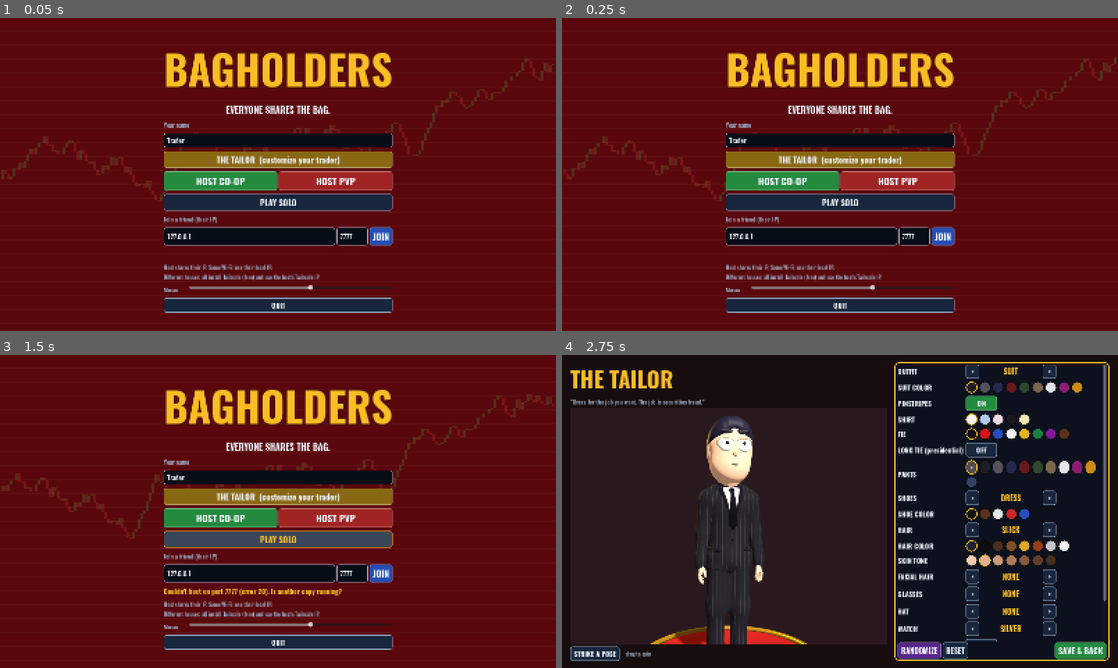
Above: before the commit, frames 1-4 (two rows, left to right).
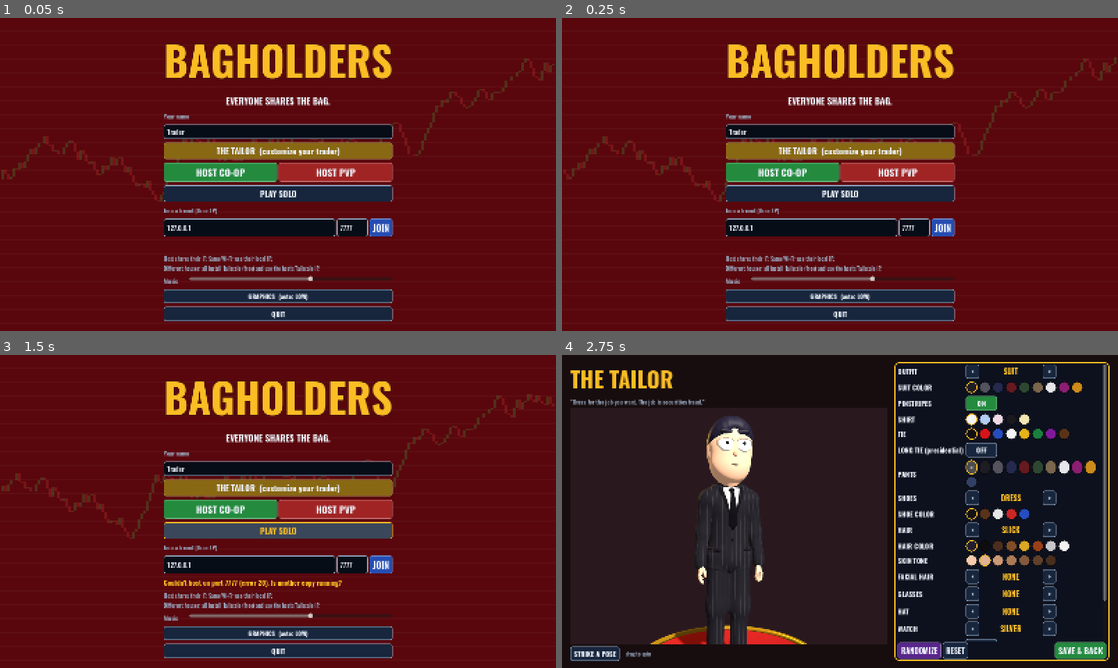
Above: after the commit, the same moments.

Repository: pbelfand-dot/Stock-multiplay-game
Game: Godot game, scene res://scenes/main.tscn
The game is run twice, just before and just after one commit, with the same random seed, the same clock (stepped at 60 frames per second) and the same inputs.
Inputs:
- Up to frame 1 (0.05 s): no input
- Up to frame 2 (0.25 s): no input
- Up to frame 3 (1.5 s): click "PLAY SOLO" at 0.5 s; click "PLAY SOLO" at 1.25 s
- Up to frame 4 (2.75 s): click "THE TAILOR (customize your tr…" at 2 s

The runs differ from the first frame. In frame 1, 20% of the frame differs, in the area x 29-71%, y 8-97%; in frame 2, 20%; in frame 3, 20%; in frame 4, nothing differs.

Commit message:
Graphics settings with auto-detect
Graphics autoload: reads the GPU on launch and picks LOW/MEDIUM/HIGH/ULTRA
(Apple M1/M2 -> medium, Pro/M3/M4 -> high, Max/Ultra -> ultra, Intel
integrated -> low, discrete NVIDIA/AMD -> high/ultra, software GL -> low).
In a match it checks the frame rate for 20s and steps down a level if
it can't hold 40 fps (remembered per GPU). Presets set render scale,
MSAA, street shadows, view distance, how far detailed props (watches)
draw and the FPS cap; plus a V-Sync toggle. GRAPHICS panel on the main
menu and in the pause menu; saved to settings.cfg. Unit tests cover the
detection rules.

Co-Authored-By: Claude Opus 5.5 <noreply@anthropic.com>
Claude-Session: https://claude.ai/code/session_01P5w51VnpNtQik16NpzJb4x

Diff:
--- a/project.godot
+++ b/project.godot
@@ -14,6 +14,7 @@
 [autoload]
 
 Config="*res://scripts/net/config.gd"
+Graphics="*res://scripts/net/graphics.gd"
 Net="*res://scripts/net/net.gd"
 Sfx="*res://scripts/net/sfx.gd"
 Music="*res://scripts/net/music.gd"
--- a/scripts/art/prop_kit.gd
+++ b/scripts/art/prop_kit.gd
@@ -124,7 +124,9 @@
 
 ## A small, dense prop (a watch): kept out of the static batch and only drawn
 ## within `near` metres, so a store full of them costs nothing from the street.
-static func place_detail(prop: String, parent: Node, pos := Vector3.ZERO, rot := Vector3.ZERO, near := 9.0) -> Node3D:
+static func place_detail(prop: String, parent: Node, pos := Vector3.ZERO, rot := Vector3.ZERO, near := -1.0) -> Node3D:
+	if near < 0.0:
+		near = Graphics.cur.detail      # the graphics preset decides how far detail draws
 	var n := place(prop, parent, pos, rot.y)
 	n.rotation = rot
 	for mi in n.get_children():
--- /dev/null
+++ b/scripts/net/graphics.gd
@@ -0,0 +1,185 @@
+extends Node
+## Graphics settings (autoload "Graphics"). On first launch it reads the GPU
+## and picks a preset; in a match it watches the frame rate for a while and
+## steps down a notch if the machine can't keep up. Everything is adjustable
+## from the GRAPHICS panel (main menu + pause menu) and saved in settings.cfg.
+
+signal changed
+
+const UI = preload("res://scripts/ui/ui_theme.gd")
+
+const PRESETS := {
+	"low": {"scale": 0.67, "msaa": 0, "shadows": false, "detail": 5.0, "far": 220.0, "fps": 60},
+	"medium": {"scale": 0.85, "msaa": 0, "shadows": false, "detail": 8.0, "far": 600.0, "fps": 60},
+	"high": {"scale": 1.0, "msaa": 1, "shadows": true, "detail": 11.0, "far": 2000.0, "fps": 120},
+	"ultra": {"scale": 1.0, "msaa": 2, "shadows": true, "detail": 16.0, "far": 4000.0, "fps": 0},
+}
+const ORDER := ["low", "medium", "high", "ultra"]
+const MSAA := [Viewport.MSAA_DISABLED, Viewport.MSAA_2X, Viewport.MSAA_4X]
+const WATCH_SECONDS := 20.0        # frame-rate check window once you're in the office
+const MIN_FPS := 40.0
+
+var mode := "auto"                 # "auto" or a preset name the player picked
+var detected := "medium"           # what auto chose for this machine
+var gpu := ""
+var vsync := true
+var cur: Dictionary = PRESETS["medium"]
+var _watch_t := -1.0
+var _frames := 0
+var _elapsed := 0.0
+
+
+func _ready() -> void:
+	gpu = "%s %s" % [RenderingServer.get_video_adapter_vendor(), RenderingServer.get_video_adapter_name()]
+	detected = detect(gpu.strip_edges(), OS.get_processor_name(), OS.get_memory_info().get("physical", 0))
+	var cf := ConfigFile.new()
+	if cf.load(Config.SAVE_PATH) == OK:
+		mode = cf.get_value("graphics", "mode", "auto")
+		vsync = cf.get_value("graphics", "vsync", true)
+		# a machine that was auto-lowered before remembers it
+		detected = cf.get_value("graphics", "auto_level", detected) if cf.get_value("graphics", "gpu", "") == gpu else detected
+	apply()
+
+
+## GPU name -> preset. Conservative: better smooth than pretty.
+static func detect(adapter: String, cpu: String, ram_bytes: int) -> String:
+	var a := adapter.to_lower()
+	var ram_gb := ram_bytes / 1073741824.0
+	if a == "" or "llvmpipe" in a or "swiftshader" in a or "software" in a:
+		return "low"
+	if "apple" in a:                                   # Apple Silicon
+		if "max" in a or "ultra" in a:
+			return "ultra"
+		if "pro" in a or "m3" in a or "m4" in a or "m5" in a:
+			return "high"
+		return "medium" if ram_gb < 15.0 else "high"       # base M1/M2
+	if "intel" in a and not ("arc" in a):
+		return "low"                                   # Intel HD / UHD / Iris (older Macs)
+	if "nvidia" in a or "geforce" in a or "rtx" in a:
+		return "ultra" if ("rtx" in a and ram_gb >= 15.0) else "high"
+	if "amd" in a or "radeon" in a or "ati " in a:
+		return "high" if ("rx" in a and ram_gb >= 15.0) else "medium"
+	return "medium"
+
+
+func level() -> String:
+	return detected if mode == "auto" else mode
+
+
+func set_mode(m: String) -> void:
+	mode = m
+	apply()
+	save()
+
+
+func set_vsync(on: bool) -> void:
+	vsync = on
+	apply()
+	save()
+
+
+func apply() -> void:
+	cur = PRESETS[level()]
+	if DisplayServer.get_name() == "headless":
+		changed.emit()
+		return
+	var vp := get_viewport()
+	vp.scaling_3d_mode = Viewport.SCALING_3D_MODE_BILINEAR
+	vp.scaling_3d_scale = cur.scale
+	vp.msaa_3d = MSAA[cur.msaa]
+	Engine.max_fps = cur.fps
+	DisplayServer.window_set_vsync_mode(DisplayServer.VSYNC_ENABLED if vsync else DisplayServer.VSYNC_DISABLED)
+	changed.emit()
+
+
+func save() -> void:
+	var cf := ConfigFile.new()
+	cf.load(Config.SAVE_PATH)
+	cf.set_value("graphics", "mode", mode)
+	cf.set_value("graphics", "vsync", vsync)
+	cf.set_value("graphics", "gpu", gpu)
+	cf.set_value("graphics", "auto_level", detected)
+	cf.save(Config.SAVE_PATH)
+
+
+## Called when a match starts: if we're on AUTO, watch the frame rate for a bit
+## and drop a level (once per check) when it can't hold MIN_FPS.
+func start_watch() -> void:
+	_watch_t = WATCH_SECONDS
+	_frames = 0
+	_elapsed = 0.0
+
+
+func _process(delta: float) -> void:
+	if _watch_t < 0.0:
+		return
+	_watch_t -= delta
+	_frames += 1
+	_elapsed += delta
+	if _watch_t > 0.0:
+		return
+	_watch_t = -1.0
+	var fps := _frames / maxf(_elapsed, 0.001)
+	var i := ORDER.find(detected)
+	if mode == "auto" and fps < MIN_FPS and i > 0 and DisplayServer.get_name() != "headless":
+		detected = ORDER[i - 1]
+		apply()
+		save()
+		var hud = get_tree().root.find_child("HUD", true, false)
+		if hud and hud.has_method("show_toast"):
+			hud.show_toast("Graphics lowered to %s for smoother play (%d fps). Change it in Pause → GRAPHICS." % [
+					detected.to_upper(), int(fps)], Color(0.7, 0.85, 1.0))
+
+
+## The GRAPHICS panel rows (for the main menu and the pause menu).
+func settings_box(_ui = null) -> VBoxContainer:
+	var v := VBoxContainer.new()
+	v.add_theme_constant_override("separation", 6)
+	var info := UI.lbl("", 16, UI.DIM)
+	info.autowrap_mode = TextServer.AUTOWRAP_WORD
+	var row := HBoxContainer.new()
+	row.add_child(UI.lbl("Graphics", 18, UI.DIM))
+	var btns := {}
+	for m in ["auto"] + ORDER:
+		var b = UI.btn(m.to_upper(), UI.NAVY_2, 16)
+		b.toggle_mode = true
+		b.size_flags_horizontal = Control.SIZE_EXPAND_FILL
+		b.pressed.connect(func(): set_mode(m))
+		row.add_child(b)
+		btns[m] = b
+	v.add_child(row)
+	var vs := CheckBox.new()
+	vs.text = "V-Sync"
+	vs.button_pressed = vsync
+	vs.toggled.connect(func(on: bool): set_vsync(on))
+	v.add_child(vs)
+	v.add_child(info)
+	var refresh := func() -> void:
+		for m in btns:
+			btns[m].set_pressed_no_signal(m == mode)
+		info.text = "Detected: %s → %s.  Now: %s (%d%% resolution, %s, shadows %s, %s fps)" % [
+				gpu.strip_edges() if gpu.strip_edges() != "" else "unknown GPU", detected.to_upper(), level().to_upper(),
+				int(cur.scale * 100), ["no AA", "MSAA 2x", "MSAA 4x"][cur.msaa], "on" if cur.shadows else "off",
+				str(cur.fps) if cur.fps > 0 else "unlimited"]
+	refresh.call()
+	changed.connect(refresh)
+	v.tree_exiting.connect(func() -> void:
+		if changed.is_connected(refresh):
+			changed.disconnect(refresh))
+	return v
+
+
+## A centered GRAPHICS popup with a CLOSE button (the main menu uses this).
+func popup(_ui, parent: Control) -> PanelContainer:
+	var p := PanelContainer.new()
+	UI.center(p, Vector2(640, 260))
+	var v := VBoxContainer.new()
+	v.add_theme_constant_override("separation", 10)
+	p.add_child(v)
+	v.add_child(UI.lbl("GRAPHICS", 34, UI.GOLD, true))
+	v.add_child(settings_box())
+	var close = UI.btn("CLOSE", UI.NAVY_2, 20)
+	close.pressed.connect(p.queue_free)
+	v.add_child(close)
+	parent.add_child(p)
+	return p
--- a/scripts/player/player.gd
+++ b/scripts/player/player.gd
@@ -92,6 +92,7 @@
 		cam = Camera3D.new()
 		cam.fov = 80
 		cam.near = 0.05
+		cam.far = Graphics.cur.far
 		head.add_child(cam)
 		cam.current = true
 		ray = RayCast3D.new()
--- a/scripts/ui/hud.gd
+++ b/scripts/ui/hud.gd
@@ -370,7 +370,7 @@
 	root.add_child(mugshot)
 
 	pause_menu = PanelContainer.new()
-	UI.center(pause_menu, Vector2(460, 420))
+	UI.center(pause_menu, Vector2(620, 540))
 	var v := VBoxContainer.new()
 	v.add_theme_constant_override("separation", 12)
 	pause_menu.add_child(v)
@@ -392,6 +392,7 @@
 		Config.save_settings())
 	sens_row.add_child(sens)
 	v.add_child(Music.volume_row(UI.lbl("Music", 20)))
+	v.add_child(Graphics.settings_box(UI))
 	v.add_child(UI.lbl("WASD move · SHIFT sprint · E interact · 1-6 items\nB emote wheel · H dance · TAB scoreboard · T chat · ENTER (host) opening bell\nP phone · In terminal: B buy · S sell · Q/E size · L leverage · C close all", 16, UI.DIM))
 	var leave := UI.btn("LEAVE OFFICE", UI.RED.darkened(0.2), 24)
 	leave.pressed.connect(func(): get_tree().root.get_node("Main").leave_game())
--- a/scripts/ui/main_menu.gd
+++ b/scripts/ui/main_menu.gd
@@ -74,6 +74,9 @@
 	help.autowrap_mode = TextServer.AUTOWRAP_WORD
 	box.add_child(help)
 	box.add_child(Music.volume_row(UI.lbl("Music", 18, UI.DIM)))
+	var gfx := UI.btn("GRAPHICS  (auto: %s)" % Graphics.detected.to_upper(), UI.NAVY_2, 18)
+	gfx.pressed.connect(func(): Graphics.popup(UI, self))
+	box.add_child(gfx)
 	var quit := UI.btn("QUIT", UI.NAVY_2, 20)
 	quit.pressed.connect(func(): Sfx.quit_game())
 	box.add_child(quit)
--- a/scripts/world/office_builder.gd
+++ b/scripts/world/office_builder.gd
@@ -253,6 +253,8 @@
 	sun.rotation_degrees = Vector3(-55, -30, 0)
 	sun.light_energy = 0.9
 	sun.light_cull_mask = SKY_LAYER
+	sun.name = "Sun"
+	sun.shadow_enabled = Graphics.cur.shadows      # HIGH/ULTRA: buildings shade the street
 	root.add_child(sun)
 	for p in [Vector3(-10, 3.0, -5), Vector3(8, 3.0, -5), Vector3(-10, 3.0, 7), Vector3(10, 3.0, 7)]:
 		var o := OmniLight3D.new()
--- a/scripts/world/world.gd
+++ b/scripts/world/world.gd
@@ -34,6 +34,8 @@
 
 
 func _ready() -> void:
+	Graphics.changed.connect(_apply_graphics)
+	Graphics.start_watch.call_deferred()
 	builder = OfficeBuilder.new()
 	builder.build(self)
 	if Net.is_server():
@@ -593,3 +595,18 @@
 func on_released(peer: int) -> void:
 	if local_player and peer == Net.my_id():
 		local_player.teleport(builder.elevator_pos)
+
+
+## Graphics preset changed (or first applied): street shadows, view distance
+## and how far the small detailed props (watches) draw.
+func _apply_graphics() -> void:
+	var g: Dictionary = Graphics.cur
+	var sun := builder.root.get_node_or_null("Sun") as DirectionalLight3D if builder else null
+	if sun:
+		sun.shadow_enabled = g.shadows
+	if local_player and local_player.cam:
+		local_player.cam.far = g.far
+	if builder:
+		for mi in builder.root.find_children("*", "MeshInstance3D", true, false):
+			if mi.has_meta("no_batch"):
+				mi.visibility_range_end = g.detail
--- a/tests/screenshot_driver.gd
+++ b/tests/screenshot_driver.gd
@@ -31,6 +31,10 @@
 	if not Config.cli.has("host"):
 		await _frames(30)
 		await _snap("00_menu")
+		var gp = Graphics.popup(null, get_node("/root/Main/Menu"))
+		await _frames(5)
+		await _snap("00b_menu_graphics")
+		gp.queue_free()
 		if Config.cli.has("tailor"):
 			var menu = get_node("/root/Main/Menu")
 			menu._open_tailor()
@@ -385,6 +389,10 @@
 ## Just the street: outside views of the block + inside every store.
 func _street_only(world, m, hud) -> void:
 	var p = world.local_player
+	hud.pause_menu.visible = true
+	await _frames(5)
+	await _snap("s00_pause_menu")
+	hud.pause_menu.visible = false
 	var so: Vector3 = world.builder.street.ORIGIN
 	world.go_to_street()
 	await get_tree().create_timer(0.8).timeout
--- a/tests/test_sim.gd
+++ b/tests/test_sim.gd
@@ -244,3 +244,11 @@
 	check(approx(Rules.overhead_for_day(1, 2), Rules.OVERHEAD_PER_TRADER * 2), "day1 overhead for 2 traders")
 	check(Rules.overhead_for_day(3, 1) > Rules.overhead_for_day(2, 1), "overhead creeps up")
 	check(Rules.LUXURY.roflex.price > Rules.START_FUND * 5, "a Crownwell has to be saved up for")
+	var GFX = load("res://scripts/net/graphics.gd")
+	var gb := 1073741824
+	check(GFX.detect("Apple Apple M1", "", 8 * gb) == "medium", "M1 8GB -> medium")
+	check(GFX.detect("Apple Apple M2 Pro", "", 16 * gb) == "high", "M2 Pro -> high")
+	check(GFX.detect("Apple Apple M3 Max", "", 36 * gb) == "ultra", "M3 Max -> ultra")
+	check(GFX.detect("Intel Inc. Intel(R) Iris(TM) Plus Graphics", "", 8 * gb) == "low", "Intel Iris Mac -> low")
+	check(GFX.detect("NVIDIA Corporation NVIDIA GeForce RTX 3060", "", 16 * gb) == "ultra", "RTX + 16GB -> ultra")
+	check(GFX.detect("Mesa llvmpipe (LLVM 15)", "", 8 * gb) == "low", "software GL -> low")
Not shown, added: scripts/net/graphics.gd.uid
